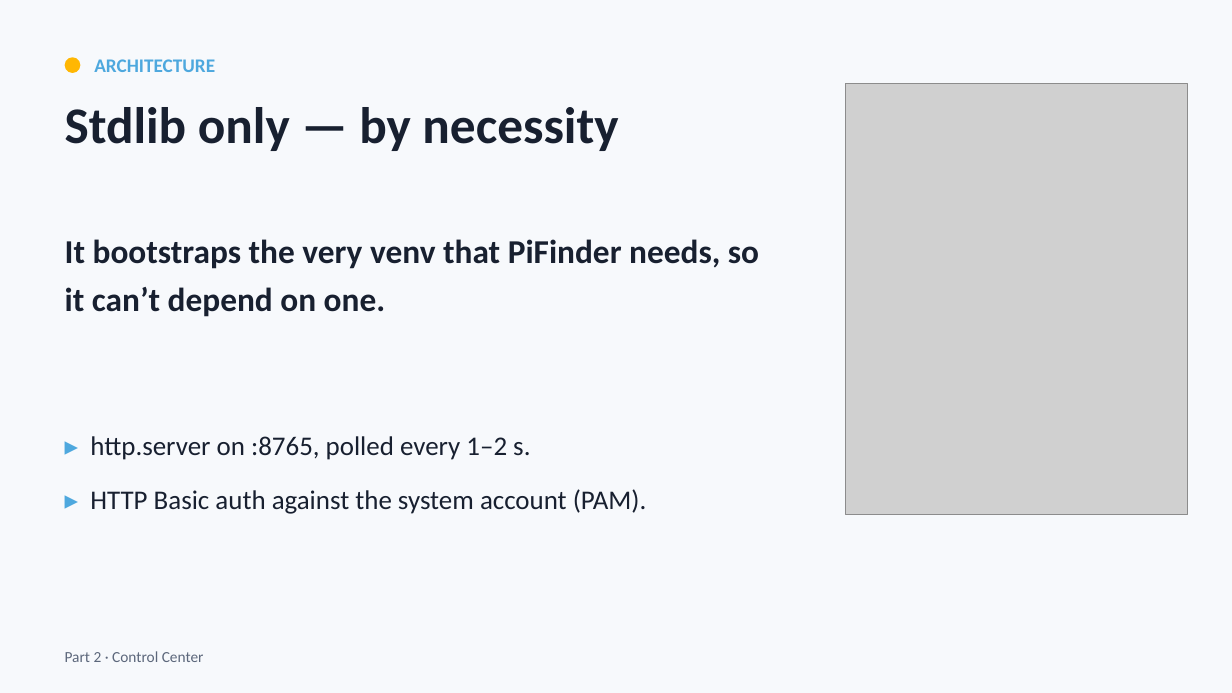
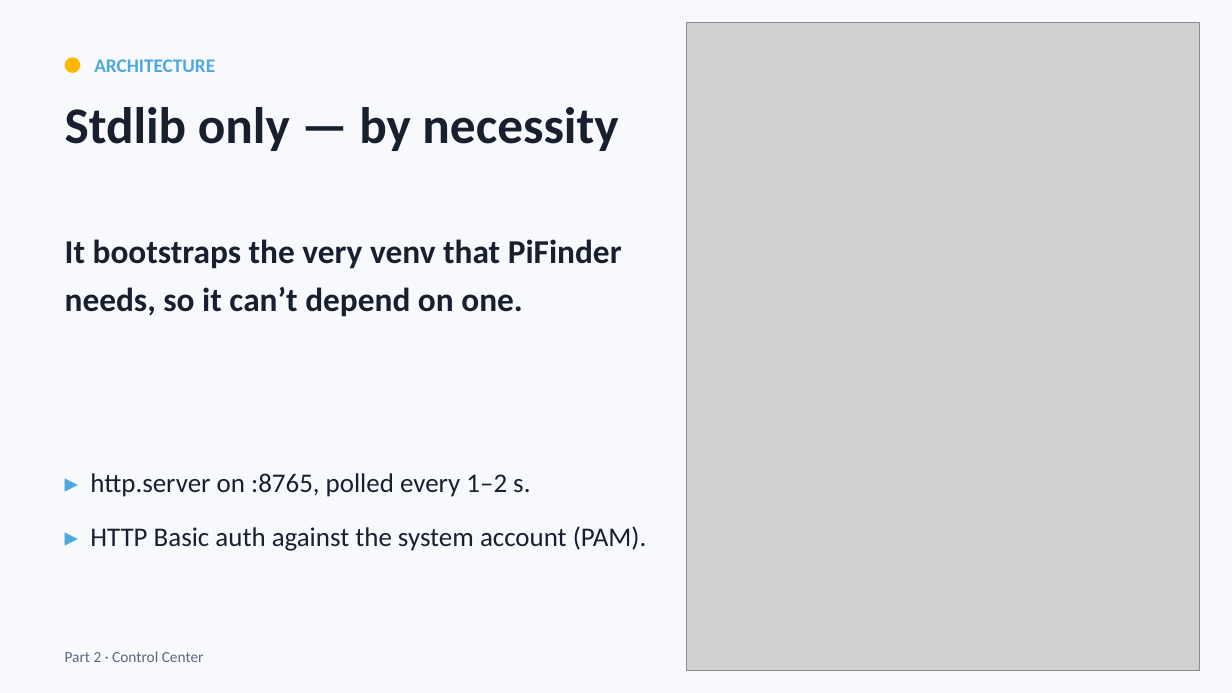
Before and after one commit to apos/PiFinder_Stellarmate, a slide deck: slide 13 of docs/presentations/PFSM_overview.pptx. Drawn at 1232x693 pixels with LibreOffice and Linux fonts; fonts in the diff are those of the drawing; grey boxes stand for pictures. Boxes give left, top, right and bottom in pixels: in the first picture for what was removed or moved away, otherwise in the second. Text is boxed around its words. In the diff, an @@ line names an element or a change of style, - is before the commit and + after.

Commit message:
docs(presentation): full-bleed title slide, full-height screenshots
Title slide: hero image covers the slide, aspect preserved, right-aligned
so the baked-in logo crops off; readability scrim behind the text column.
Screenshot slides (Why a Control Center, Stdlib, Coupling): images enlarged
to near-full slide height.

```diff
--- a/docs/presentations/PFSM_overview.pptx
+++ b/docs/presentations/PFSM_overview.pptx
@@ picture: place and size @@
-picture at [846, 83, 1188, 515]
+picture at [687, 23, 1200, 671]
@@ text "It bootstraps the very venv ..." rewrapped from [65, 239, 759, 317] to [65, 239, 622, 317] @@
@@ text "▸ http.server on :8765, polled ...": place and size @@
-text "▸ http.server on :8765, polled ..." at [90, 436, 647, 514]
+text "▸ http.server on :8765, polled ..." at [90, 473, 647, 551]
```
Also in this commit, not shown: 3 other slides changed, 1 other file.
